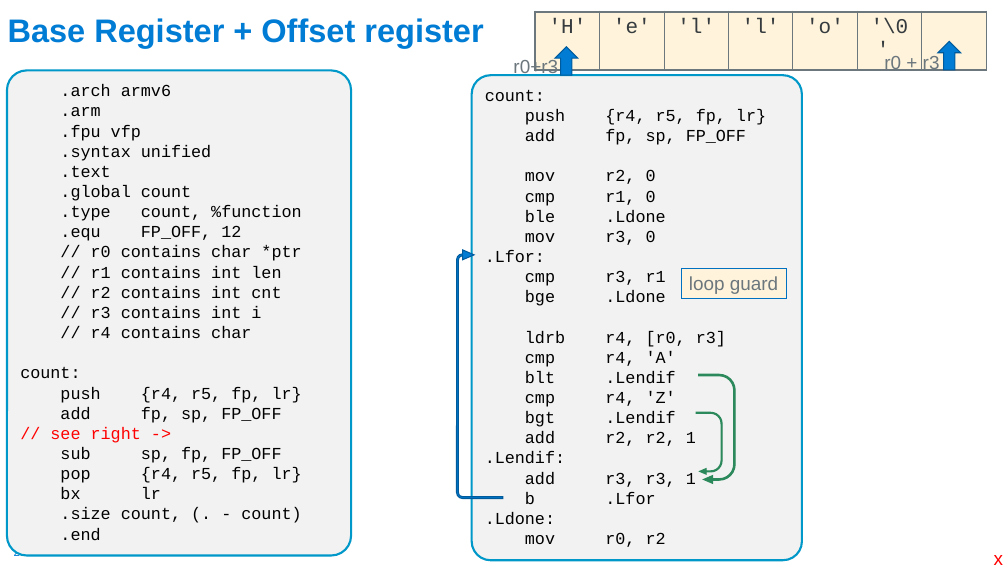
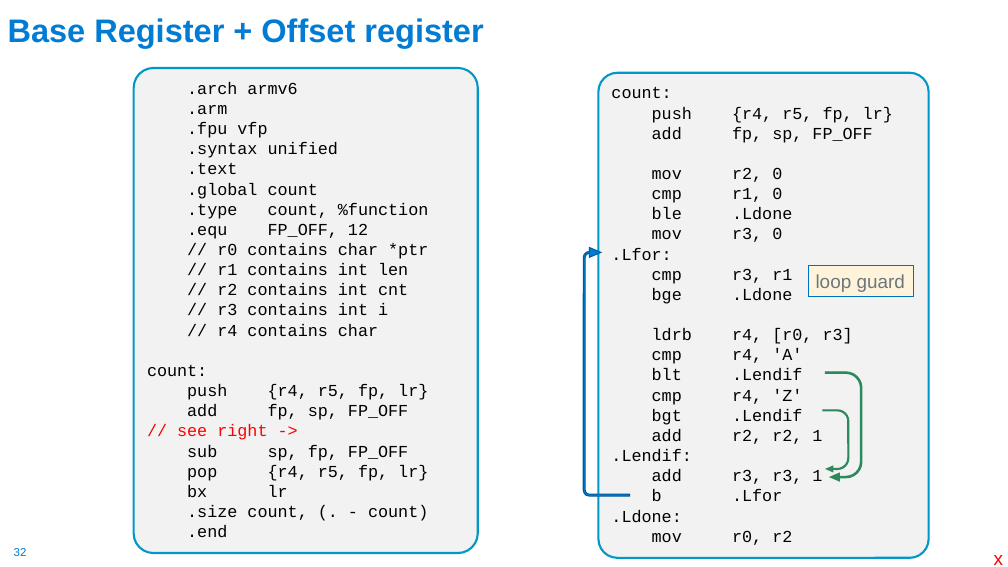
Before and after one commit to cse30-fa22/Muller_CSE30_Lecture_Slides, a slide deck: slide 32 of 08_Assm_Part3.pptx (slide 24 before the commit). Drawn at 1008x567 pixels with LibreOffice and Linux fonts; fonts in the diff are those of the drawing. Boxes give left, top, right and bottom in pixels: in the first picture for what was removed or moved away, otherwise in the second. Text is boxed around its words. In the diff, an @@ line names an element or a change of style, - is before the commit and + after.

```diff
--- a/08_Assm_Part3.pptx
+++ b/08_Assm_Part3.pptx
@@ table removed at (x1=535, y1=12, x2=985, y2=49), 1 rows, 7 columns @@
-'H' | 'e' | 'l' | 'l' | 'o' | '\0' | 
@@ text removed at (x1=513, y1=58, x2=558, y2=76) @@
-r0+r3
@@ up arrow removed at (x1=555, y1=47, x2=578, y2=76) @@
@@ text removed at (x1=884, y1=56, x2=940, y2=71) @@
-r0 + r3
@@ up arrow removed at (x1=938, y1=42, x2=961, y2=70) @@
@@ uturn arrow moved from (x1=457, y1=250, x2=503, y2=498) to (x1=584, y1=247, x2=630, y2=496) @@
@@ uturn arrow moved from (x1=698, y1=375, x2=735, y2=484) to (x1=825, y1=372, x2=862, y2=481) @@
@@ 2 rounded rectangles, 1 rectangle, 1 uturn arrow moved together from (x1=7, y1=70, x2=802, y2=560) to (x1=134, y1=68, x2=929, y2=558) @@
@@ page number at (x1=14, y1=548, x2=27, y2=556): text changed @@
-24
+32
```
Also in this commit, not shown: 12 other slides changed, 15 slides added, 1 slide removed, 1 other file.
